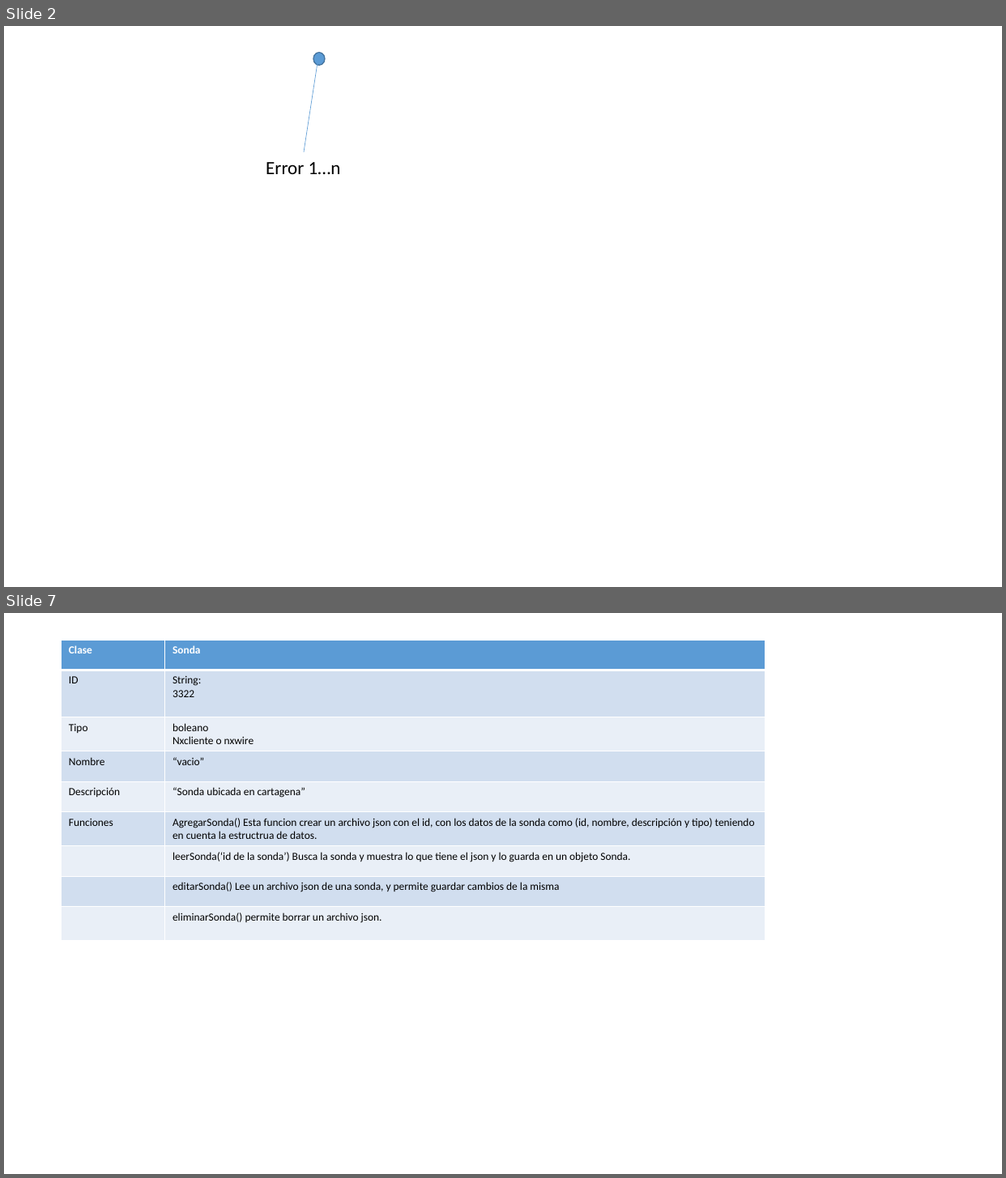
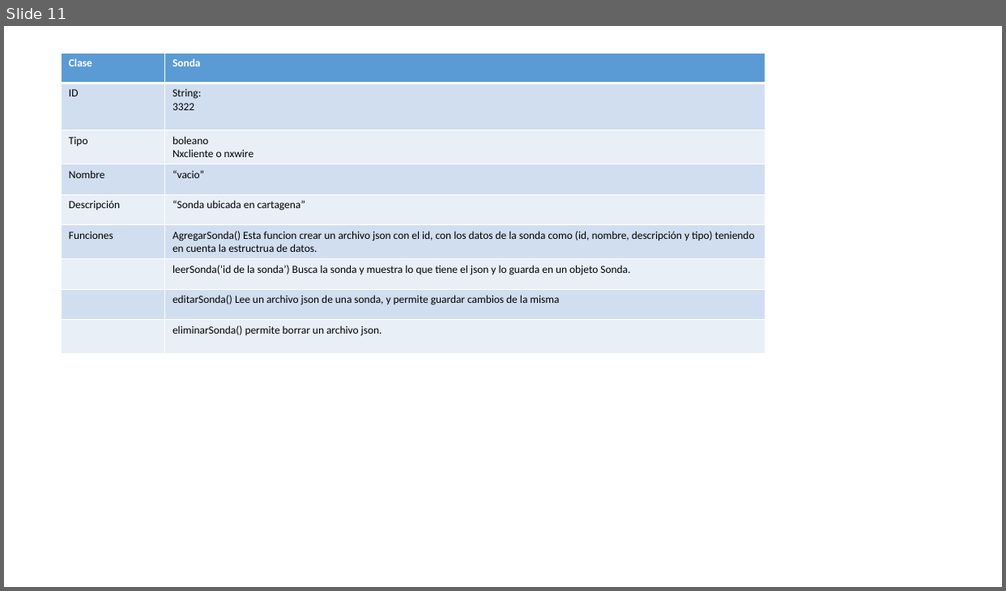
Before and after one commit to juande007/generadorDeReporte, a slide deck: Documentación/Documentation.pptx. Shown one above the other, each under a label of ours: slides 2 and 7 before the commit, slide 11 after it; the slides between them are not shown. The pictures are 1006x1178 and 1006x591 pixels, drawn with LibreOffice and Linux fonts; fonts in the diff are those of the drawing. Boxes give left, top, right and bottom in pixels: in the first picture for what was removed or moved away, otherwise in the second. Text is boxed around its words. In the diff, an @@ line names an element or a change of style, - is before the commit and + after.

```diff
--- a/Documentación/Documentation.pptx
+++ b/Documentación/Documentation.pptx
@@ slide 2 removed at <box>4,26,1002,587</box>, background #FFFFFF @@
@@ arrow removed from (304, 152) to (319, 52) @@
@@ ellipse removed at <box>313,52,325,65</box> @@
@@ text removed at <box>266,162,341,174</box> @@
-Error 1…n
@@ what was slide 7 is now slide 11 @@
```
Also in this commit, not shown: 1 slide changed, 8 slides added, 3 other slides removed, 25 other files.
